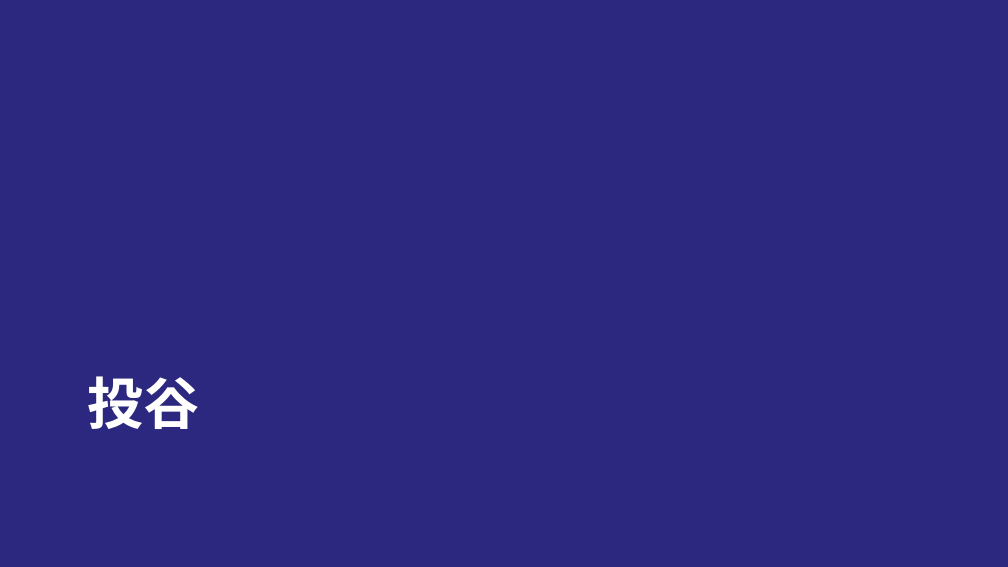
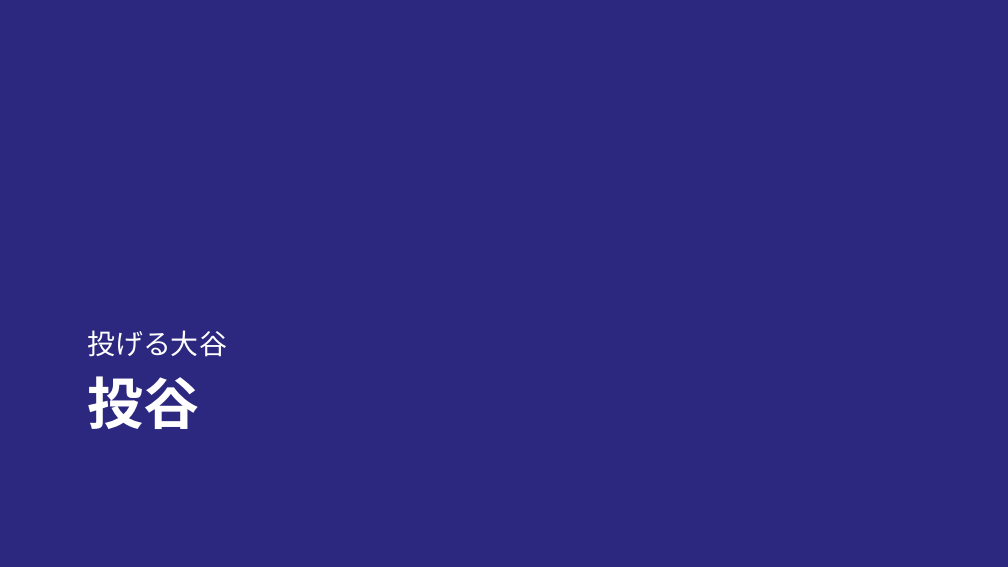
Before and after one commit to T-Reio/ohtani_analyze, a slide deck: slide 21 of slides/ohtani_tj.pptx. Drawn at 1008x567 pixels with LibreOffice and Linux fonts; fonts in the diff are those of the drawing; background and template pictures are left out. Boxes give left, top, right and bottom in pixels: in the first picture for what was removed or moved away, otherwise in the second. Text is boxed around its words. In the diff, an @@ line names an element or a change of style, - is before the commit and + after.

```diff
--- a/slides/ohtani_tj.pptx
+++ b/slides/ohtani_tj.pptx
@@ text added at box(87, 330, 227, 357), 26.7 pt, text #FFFFFF @@
+投げる大谷
```
Also in this commit, not shown: 11 other slides changed, 4 slides added, 2 slides removed, 16 other files.
